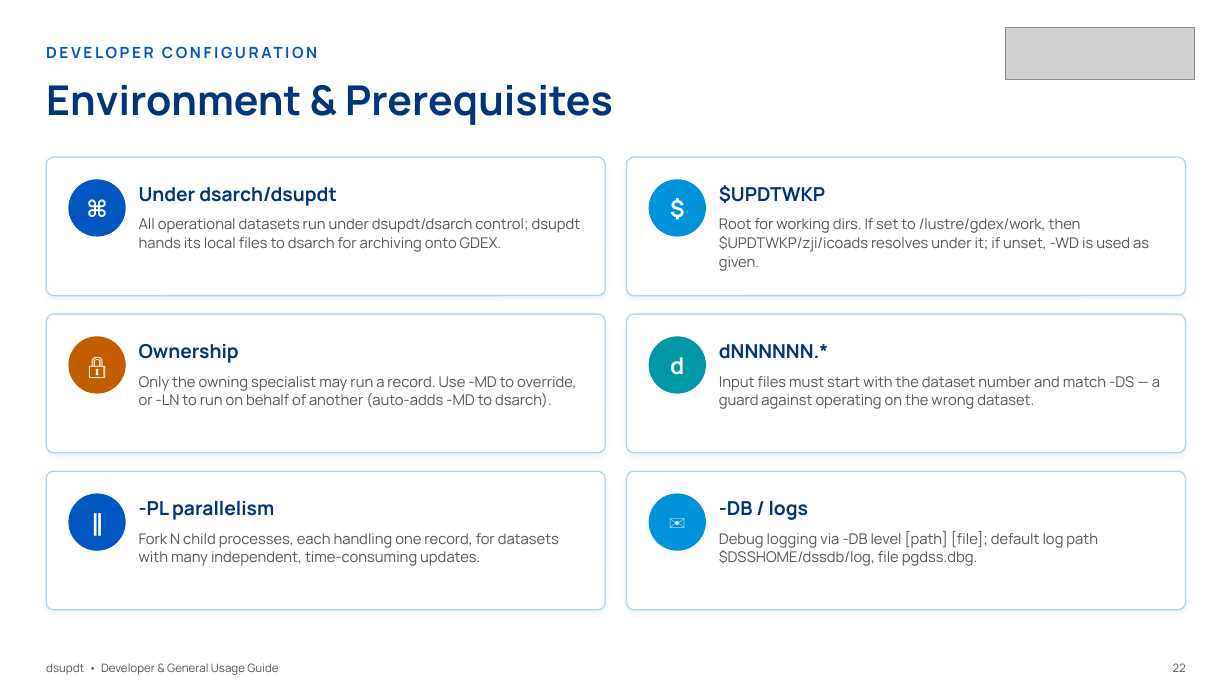
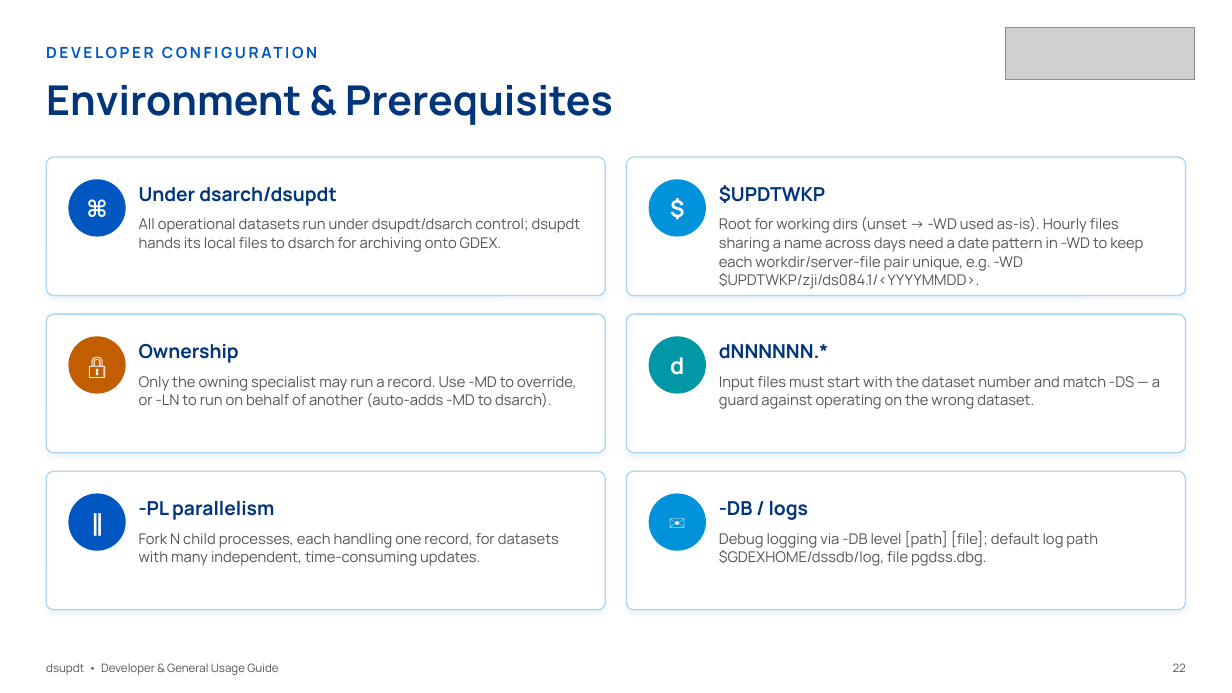
Before and after one commit to NCAR/rda-python-dsupdt, a slide deck: slide 23 of docs/slides/dsupdt_guide.pptx. Drawn at 1232x693 pixels with LibreOffice and Linux fonts; fonts in the diff are those of the drawing; grey boxes stand for pictures. Boxes give left, top, right and bottom in pixels: in the first picture for what was removed or moved away, otherwise in the second. Text is boxed around its words. In the diff, an @@ line names an element or a change of style, - is before the commit and + after.

```diff
--- a/docs/slides/dsupdt_guide.pptx
+++ b/docs/slides/dsupdt_guide.pptx
@@ text at bbox=[719, 217, 1143, 289]: text changed @@
-Root for working dirs. If set to /lustre/gdex/work, then $UPDTWKP/zji/icoads resolves under it; if unset, -WD is used as given.
+Root for working dirs (unset → -WD used as-is). Hourly files sharing a name across days need a date pattern in -WD to keep each workdir/server-file pair unique, e.g. -WD $UPDTWKP/zji/ds084.1/<YYYYMMDD>.
@@ text at bbox=[719, 531, 1098, 566]: text changed @@
-Debug logging via -DB level [path] [file]; default log path $DSSHOME/dssdb/log, file pgdss.dbg.
+Debug logging via -DB level [path] [file]; default log path $GDEXHOME/dssdb/log, file pgdss.dbg.
```
Also in this commit, not shown: 3 other slides changed, 7 other files.
